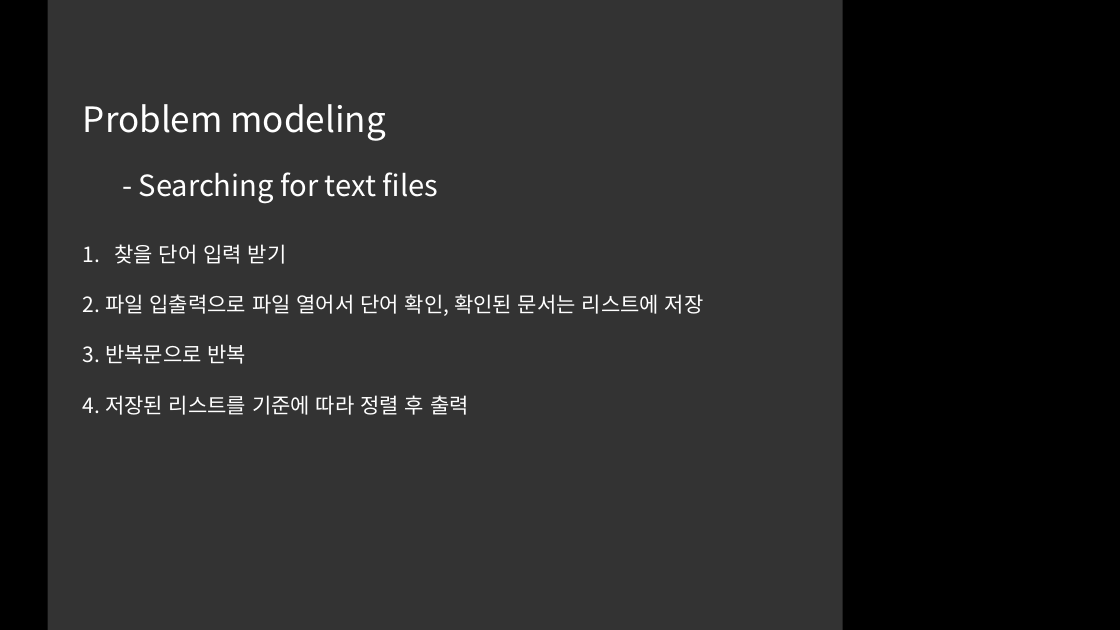
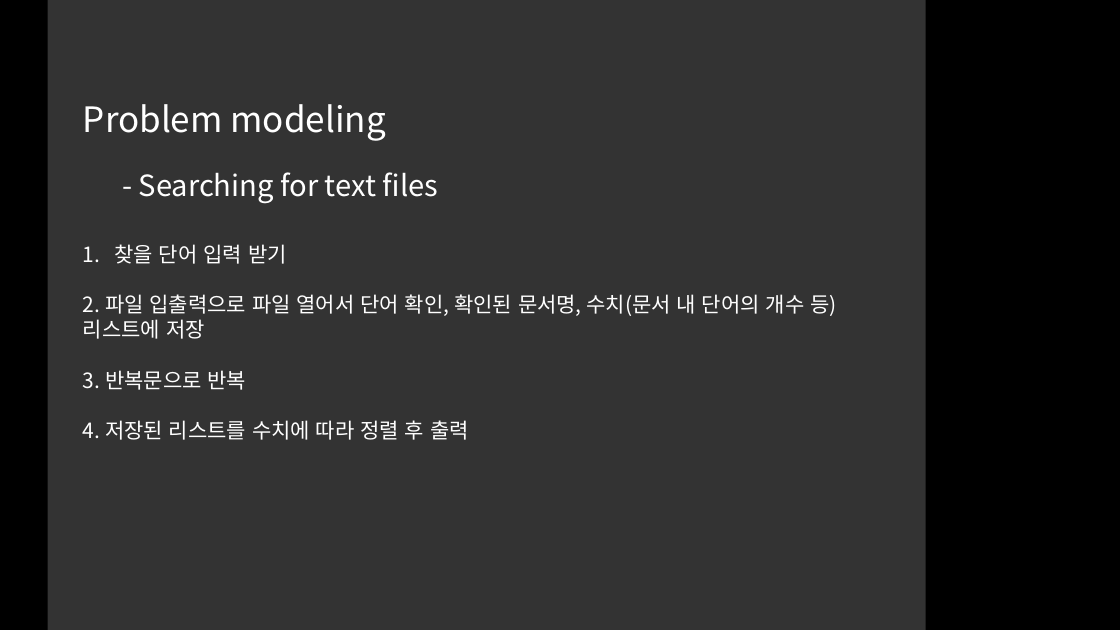
Before and after one commit to kimlohen/sw-2-project, a slide deck: slide 2 of 프밍 프로젝트.pptm. Drawn at 1120x630 pixels with LibreOffice and Linux fonts; fonts in the diff are those of the drawing. Boxes give left, top, right and bottom in pixels: in the first picture for what was removed or moved away, otherwise in the second. Text is boxed around its words. In the diff, an @@ line names an element or a change of style, - is before the commit and + after.

```diff
--- a/프밍 프로젝트.pptm
+++ b/프밍 프로젝트.pptm
@@ rectangle: place and size @@
-rectangle at bbox=[48, 0, 844, 630]
+rectangle at bbox=[48, 0, 926, 630]
@@ text at bbox=[83, 294, 836, 339]: text changed @@
-2. 파일 입출력으로 파일 열어서 단어 확인, 확인된 문서는 리스트에 저장
+2. 파일 입출력으로 파일 열어서 단어 확인, 확인된 문서명, 수치(문서 내 단어의 개수 등) 리스트에 저장
@@ text at bbox=[83, 420, 469, 440]: text changed @@
-4. 저장된 리스트를 기준에 따라 정렬 후 출력
+4. 저장된 리스트를 수치에 따라 정렬 후 출력
```
Also in this commit, not shown: 1 other slide changed.
